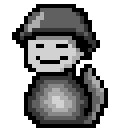
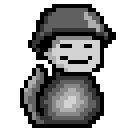
Revision of a layered (128, 128) image; what changed, layer by layer:
painted on "Helmet" over [12, 4, 116, 56]
painted on "Layer 2" over [20, 8, 108, 128]
painted on "Body" over [20, 64, 108, 128]
painted on "Head copy" over [24, 36, 104, 76]
